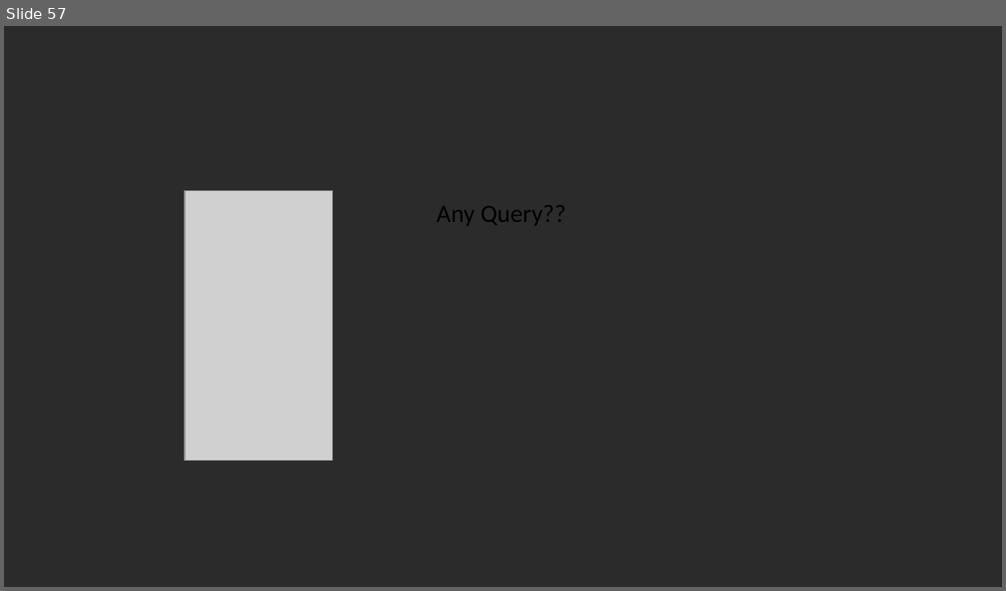
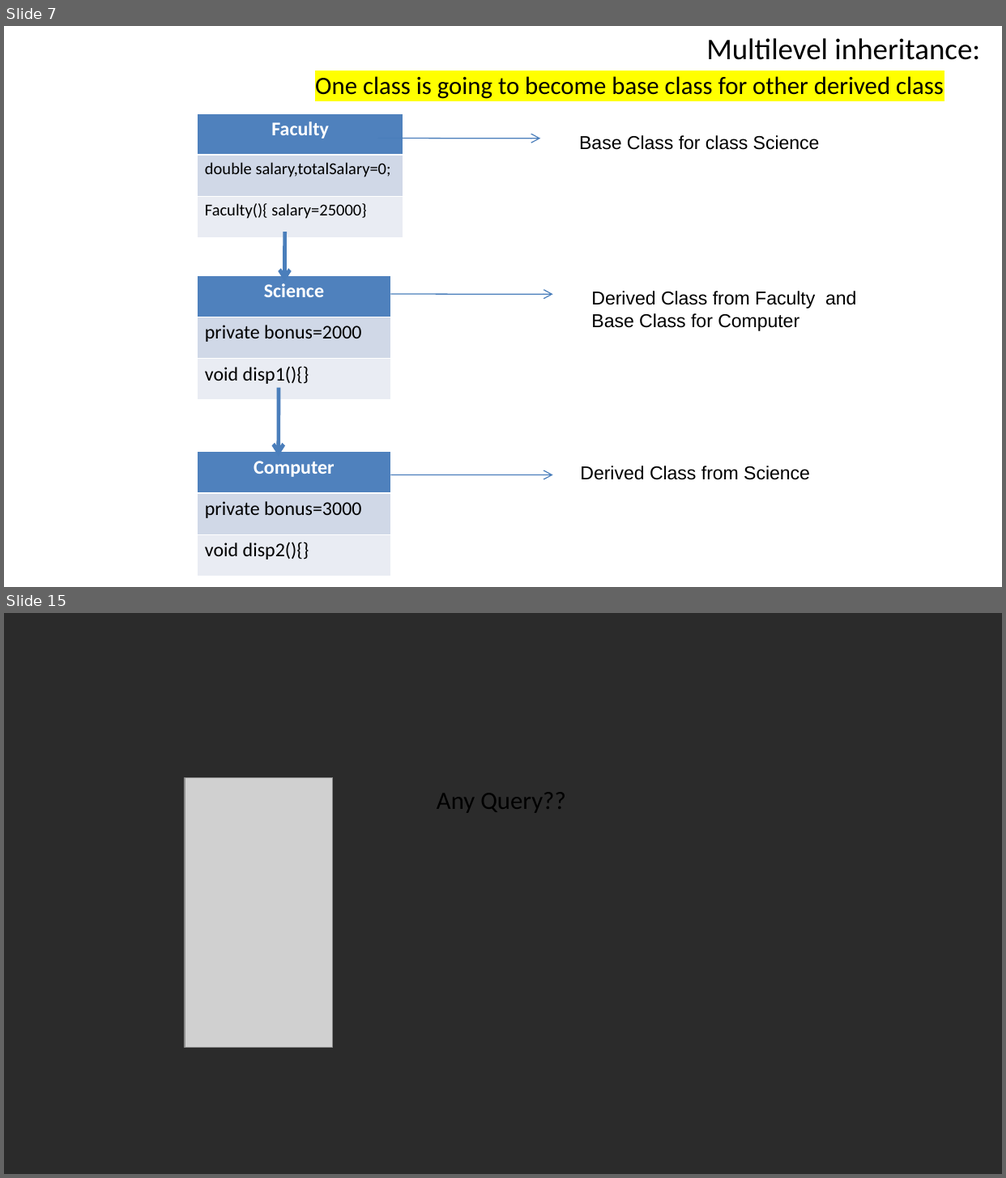
Before and after one commit to vishalamc/CAP615, a slide deck: CAP615-working with arrays and strings.pptx. Shown one above the other, each under a label of ours: slide 57 before the commit, slides 7 and 15 after it; the slides between them are not shown. The pictures are 1006x591 and 1006x1178 pixels, drawn with LibreOffice and Linux fonts; fonts in the diff are those of the drawing; grey boxes stand for pictures; background and template pictures are left out; a plain dark background stands for a picture behind light text. Boxes give left, top, right and bottom in pixels: in the first picture for what was removed or moved away, otherwise in the second. Text is boxed around its words. In the diff, an @@ line names an element or a change of style, - is before the commit and + after.

```diff
--- a/CAP615-working with arrays and strings.pptx
+++ b/CAP615-working with arrays and strings.pptx
@@ slide 7 added at bbox=[4, 26, 1002, 587], background picture (left out) @@
@@ title added at bbox=[706, 38, 980, 60], 21.6 pt, text #000000 @@
+Multilevel inheritance:
@@ text added at bbox=[315, 76, 944, 99], 18 pt, text #000000 @@
+One class is going to become base class for other derived class
@@ table added at bbox=[198, 113, 403, 238], 3 rows, 1 columns @@
+Faculty
+double salary,totalSalary=0;
+Faculty(){ salary=25000}
@@ arrow added from (378, 138) to (541, 139), #4B7EBC 0.75 pt @@
@@ text added at bbox=[579, 135, 820, 150], 13.5 pt, text #000000 @@
+Base Class for class Science
@@ arrow added from (284, 232) to (284, 281), #4B7EBC 2.75 pt @@
@@ table added at bbox=[198, 275, 391, 400], 3 rows, 1 columns @@
+Science
+private bonus=2000
+void disp1(){}
@@ line added from (241, 288) to (378, 288), #FFFFFF 0.75 pt @@
@@ text added at bbox=[591, 291, 856, 331], 13.5 pt, text #000000 @@
+Derived Class from Faculty and
+Base Class for Computer
@@ arrow added from (391, 294) to (553, 294), #4B7EBC 0.75 pt @@
@@ arrow added from (279, 388) to (279, 456), #4B7EBC 2.75 pt @@
@@ table added at bbox=[198, 452, 391, 577], 3 rows, 1 columns @@
+Computer
+private bonus=3000
+void disp2(){}
@@ arrow added from (391, 475) to (553, 475), #4B7EBC 0.75 pt @@
@@ text added at bbox=[580, 466, 810, 480], 13.5 pt, text #000000 @@
+Derived Class from Science
@@ what was slide 57 is now slide 15 @@
```
Also in this commit, not shown: 12 other slides added, 55 slides removed.
